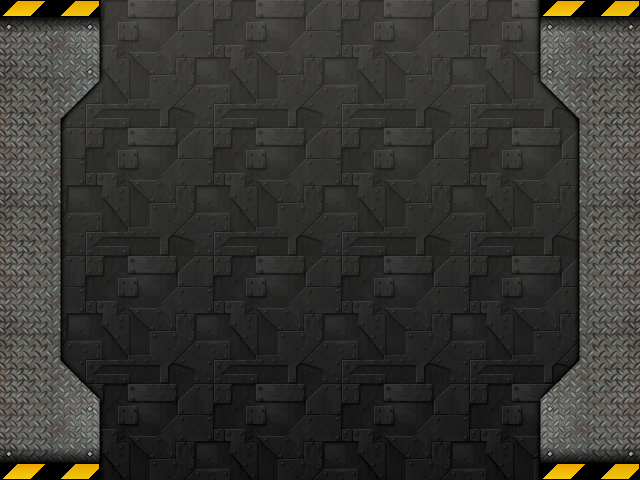
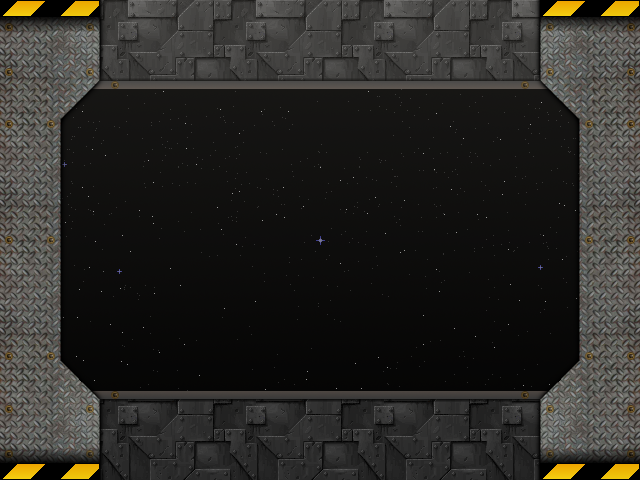
Comparing the layer stacks of the two 640×480 images. Changes:
removed layer "col_droite_degrade" (was 60%) over [540, 23, 635, 458]
removed layer "col_droite_bg" over [540, 23, 635, 458]
renamed "col_gauche_degrade" to "column gradient", opacity 60% → 100%, painted on it over [5, 0, 635, 480]
moved "boulons" above "column background", painted on it over [5, 23, 635, 458]
renamed "col_gauche_bg" to "column background", painted on it over [5, 0, 635, 480]
"degradé": opacity 100% → 66% over [5, 0, 635, 480]
added layer "window borders" above "window area" over [61, 78, 579, 402]
renamed "background" to "background-open", painted on it over [5, 0, 635, 480]
added layer "star" above "background-full" over [5, 0, 635, 480]
